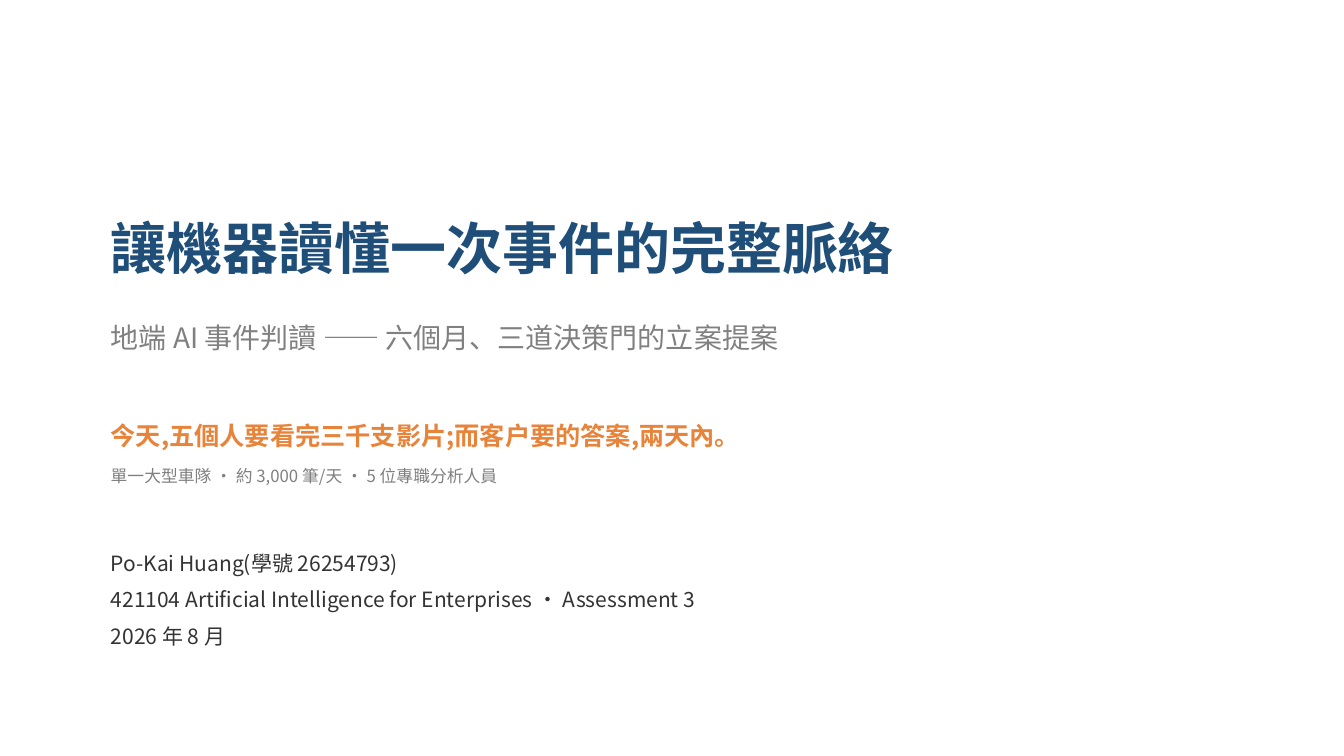
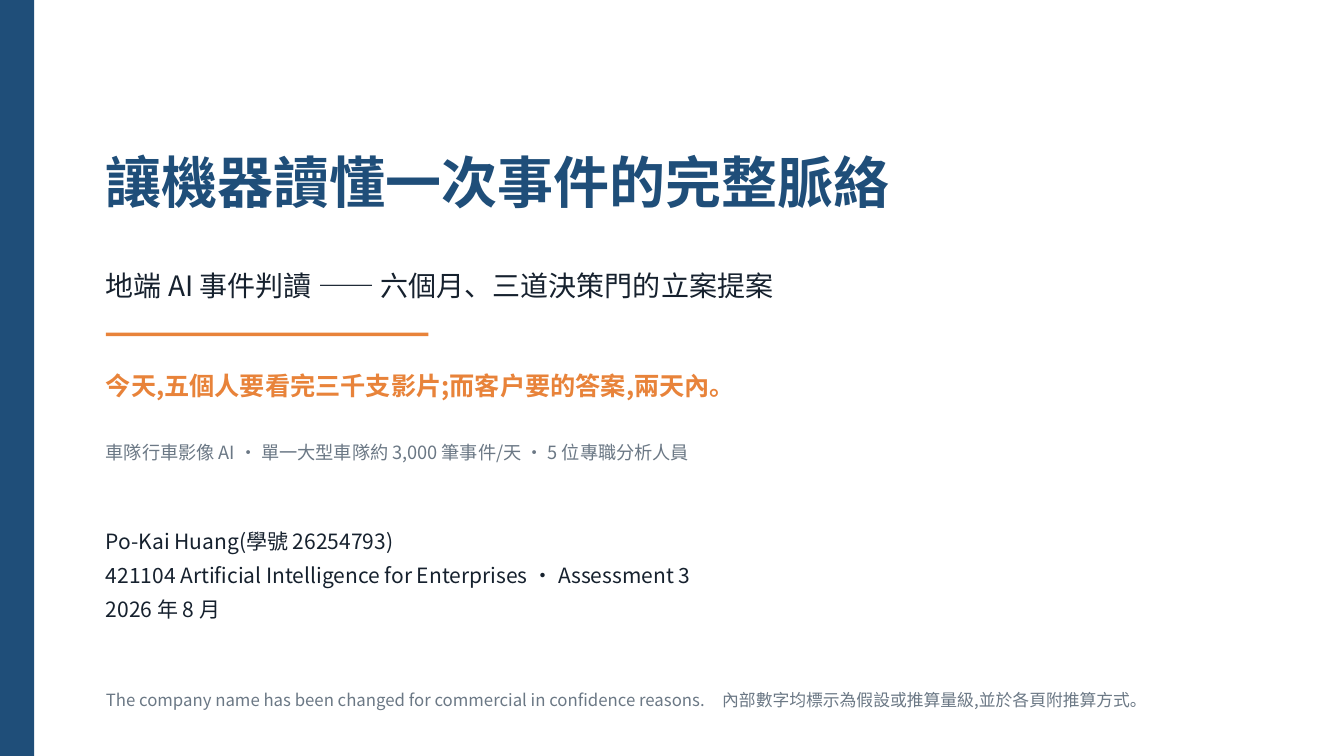
Before and after one commit to pokai-huang0828/UTS_workspace, a slide deck: slide 1 of Artificial Intelligence for Enterprises/Assessment3/Huang_26254793_421104_Assessment 3.pptx. Drawn at 1344x756 pixels with LibreOffice and Linux fonts; fonts in the diff are those of the drawing. Boxes give left, top, right and bottom in pixels: in the first picture for what was removed or moved away, otherwise in the second. Text is boxed around its words. In the diff, an @@ line names an element or a change of style, - is before the commit and + after.

```diff
--- a/Artificial Intelligence for Enterprises/Assessment3/Huang_26254793_421104_Assessment 3.pptx
+++ b/Artificial Intelligence for Enterprises/Assessment3/Huang_26254793_421104_Assessment 3.pptx
@@ rectangle added at <box>0,0,34,756</box>, fill #1F4E79 @@
@@ text "讓機器讀懂一次事件的完整脈絡": place and size @@
-text "讓機器讀懂一次事件的完整脈絡" at <box>111,220,894,275</box>
+text "讓機器讀懂一次事件的完整脈絡" at <box>106,154,889,209</box>
@@ text "地端 AI 事件判讀 —— 六個月、三道決策門的立案提案": place and size @@
-text "地端 AI 事件判讀 —— 六個月、三道決策門的立案提案" at <box>111,324,778,351</box>
+text "地端 AI 事件判讀 —— 六個月、三道決策門的立案提案" at <box>106,272,774,299</box>
@@ text "地端 AI 事件判讀 —— 六個月、三道決策門的立案提案" at <box>106,272,774,299</box>: text colour #808080 to #16212E @@
@@ rectangle added at <box>106,333,429,337</box>, fill #E8833A @@
@@ text "今天,五個人要看完三千支影片;而客戶要的答案,兩天內。": place and size @@
-text "今天,五個人要看完三千支影片;而客戶要的答案,兩天內。" at <box>111,423,740,450</box>
+text "今天,五個人要看完三千支影片;而客戶要的答案,兩天內。" at <box>106,373,735,400</box>
@@ text at <box>106,443,689,462</box>: text changed; size 12 to 13 pt; text colour #808080 to #6B7885 @@
-單一大型車隊 · 約 3,000 筆/天 · 5 位專職分析人員
+車隊行車影像 AI · 單一大型車隊約 3,000 筆事件/天 · 5 位專職分析人員
@@ text "Po-Kai Huang(學號 26254793)": place and size @@
-text "Po-Kai Huang(學號 26254793)" at <box>111,553,696,646</box>
+text "Po-Kai Huang(學號 26254793)" at <box>106,531,691,619</box>
@@ text "Po-Kai Huang(學號 26254793)" at <box>106,531,691,619</box>: text colour #333333 to #16212E; line spacing 1.45 to 1.35 @@
@@ text added at <box>106,692,1147,710</box>, 12 pt, text #6B7885 @@
+The company name has been changed for commercial in confidence reasons. 內部數字均標示為假設或推算量級,並於各頁附推算方式。
```
Also in this commit, not shown: 6 other slides changed, 5 slides added, 5 slides removed, 5 other files.
